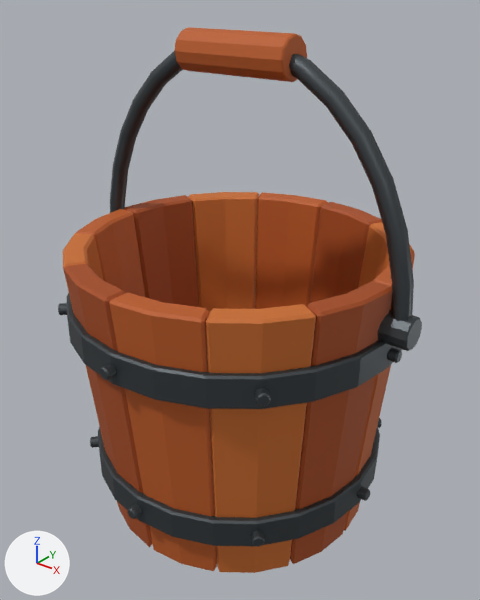
The glTF model src/game/models/castle/props/wooden-water-bucket.glb as it was, and as the next commit left it.
Rendered twice from a camera (50 mm lens) standing at (0.306, -0.381, 0.42) and looking at (0.003, -0.002, 0.186). Arrows for +X, +Y and +Z are at lower left; the lights stay in place. The picture after the commit comes second. Where no turn or scale is listed for an object, it has been applied to the vertices.

Objects in the first picture: 'Curved iron bail', 'Forged retaining hoop', 'Forged retaining hoop.001', 'Water bucket stave 01', 'Water bucket stave 02', 'Water bucket stave 03', 'Water bucket stave 04', 'Water bucket stave 05', 'Water bucket stave 06', 'Water bucket stave 07', 'Water bucket stave 08', 'Water bucket stave 09', 'Water bucket stave 10', 'Water bucket stave 11', 'Water bucket stave 12', 'Wooden bail grip' and 9 more.
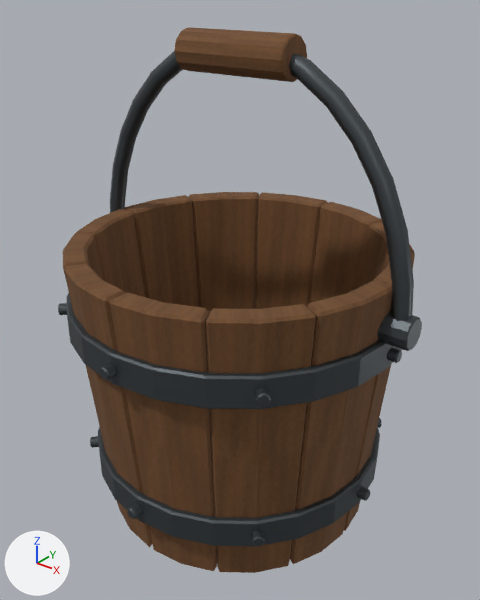
Location of each change, (x1, y1, x2, y2) in pixels of the pictures (480 x 600 px):
'Water bucket stave 11', surface changed (orange to brown)
    both: (206, 304, 316, 573)
'Water bucket stave 10', surface changed (orange to brown)
    both: (109, 292, 217, 571)
'Water bucket stave 12', surface changed
    both: (290, 281, 392, 564)
'Water bucket stave 05', surface changed (orange to brown)
    both: (188, 192, 259, 313)
'Water bucket stave 04', surface changed (orange to brown)
    both: (255, 192, 328, 309)
'Water bucket stave 09', surface changed
    both: (64, 264, 152, 547)
'Water bucket stave 06', surface changed
    both: (123, 195, 199, 307)
'Wooden bail grip', surface changed (orange to brown)
    both: (174, 27, 307, 82)
'Water bucket stave 03', surface changed
    both: (310, 202, 382, 303)
'Water bucket stave 07', surface changed (orange to brown)
    both: (76, 209, 145, 297)
'Water bucket stave 01', surface changed
    both: (344, 252, 415, 531)
'Water bucket stave 02', surface changed (orange to brown)
    both: (358, 222, 414, 288)
'Water bucket stave 08', surface changed
    both: (63, 233, 118, 504)

Diff of the bpy script that builds the scene:
```diff
--- a/src/game/models/castle/props/wooden-water-bucket.glb.py
+++ b/src/game/models/castle/props/wooden-water-bucket.glb.py
@@ img_dry_timber_grain @@
+img_dry_timber_grain = load_image('Dry timber grain', '_unpacked/Dry_timber_grain', 256, 512, 'sRGB')
@@ mat_warm_game_oak_003 @@
 n0 = _N.new('ShaderNodeBsdfPrincipled'); n0.name = 'Principled BSDF'
-n0.inputs[0].default_value = (0.5, 0.105, 0.015, 1.0)  # 'Base Color', orange #bc5b21
-n0.inputs[2].default_value = 0.65  # 'Roughness'
+n0.inputs[2].default_value = 0.85  # 'Roughness'
 n1 = _N.new('ShaderNodeOutputMaterial'); n1.name = 'Material Output'
+n2 = _N.new('ShaderNodeTexImage'); n2.name = 'Image Texture'
+n2.image = img_dry_timber_grain
+n3 = _N.new('ShaderNodeUVMap'); n3.name = 'UV Map'
+n3.uv_map = 'UVMap.001'
 _L.new(n0.outputs[0], n1.inputs[0])  # 'BSDF' to 'Surface'
+_L.new(n2.outputs[0], n0.inputs[0])  # 'Color' to 'Base Color'
+_L.new(n3.outputs[0], n2.inputs[0])  # 'UV' to 'Vector'
@@ mat_honey_oak_stave_003 @@
 n0 = _N.new('ShaderNodeBsdfPrincipled'); n0.name = 'Principled BSDF'
-n0.inputs[0].default_value = (0.6, 0.155, 0.025, 1.0)  # 'Base Color', orange #cb6e2c
-n0.inputs[2].default_value = 0.65  # 'Roughness'
+n0.inputs[2].default_value = 0.85  # 'Roughness'
 n1 = _N.new('ShaderNodeOutputMaterial'); n1.name = 'Material Output'
+n2 = _N.new('ShaderNodeTexImage'); n2.name = 'Image Texture'
+n2.image = img_dry_timber_grain
+n3 = _N.new('ShaderNodeUVMap'); n3.name = 'UV Map'
+n3.uv_map = 'UVMap.001'
 _L.new(n0.outputs[0], n1.inputs[0])  # 'BSDF' to 'Surface'
+_L.new(n2.outputs[0], n0.inputs[0])  # 'Color' to 'Base Color'
+_L.new(n3.outputs[0], n2.inputs[0])  # 'UV' to 'Vector'
@@ mat_burnt_oak_stave_003 @@
 n0 = _N.new('ShaderNodeBsdfPrincipled'); n0.name = 'Principled BSDF'
-n0.inputs[0].default_value = (0.38, 0.07, 0.009, 1.0)  # 'Base Color', brown #a64b18
-n0.inputs[2].default_value = 0.65  # 'Roughness'
+n0.inputs[2].default_value = 0.85  # 'Roughness'
 n1 = _N.new('ShaderNodeOutputMaterial'); n1.name = 'Material Output'
+n2 = _N.new('ShaderNodeTexImage'); n2.name = 'Image Texture'
+n2.image = img_dry_timber_grain
+n3 = _N.new('ShaderNodeUVMap'); n3.name = 'UV Map'
+n3.uv_map = 'UVMap.001'
 _L.new(n0.outputs[0], n1.inputs[0])  # 'BSDF' to 'Surface'
+_L.new(n2.outputs[0], n0.inputs[0])  # 'Color' to 'Base Color'
+_L.new(n3.outputs[0], n2.inputs[0])  # 'UV' to 'Vector'
```
